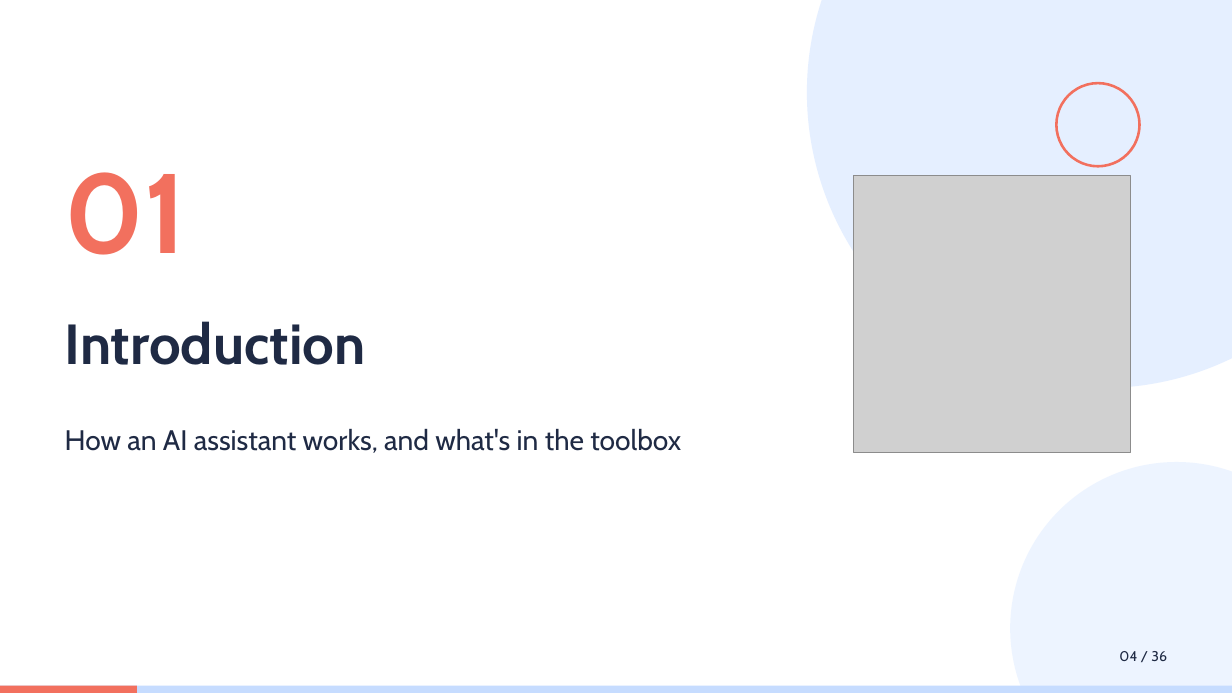
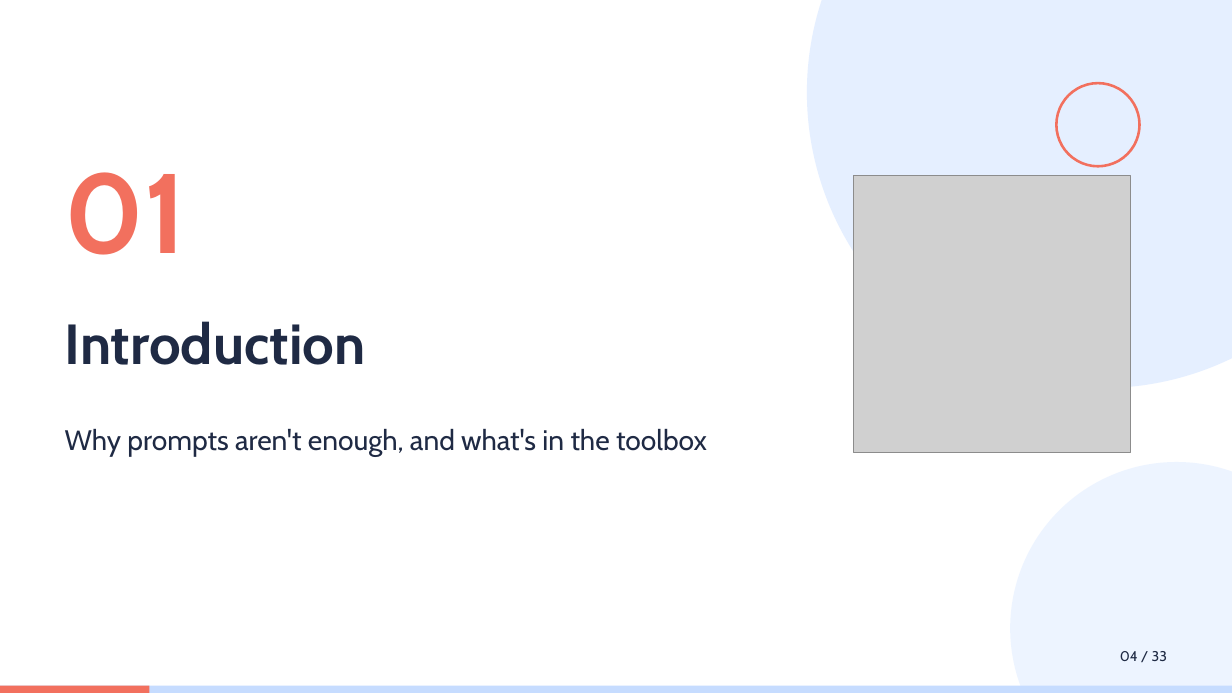
Before and after one commit to idoudist/ai-toolbox-presentation, a slide deck: slide 4 of hello-skills.pptx. Drawn at 1232x693 pixels with LibreOffice and Linux fonts; fonts in the diff are those of the drawing; grey boxes stand for pictures. Boxes give left, top, right and bottom in pixels: in the first picture for what was removed or moved away, otherwise in the second. Text is boxed around its words. In the diff, an @@ line names an element or a change of style, - is before the commit and + after.

```diff
--- a/hello-skills.pptx
+++ b/hello-skills.pptx
@@ text at (65, 429, 707, 456): text changed @@
-How an AI assistant works, and what's in the toolbox
+Why prompts aren't enough, and what's in the toolbox
@@ text at (1120, 651, 1167, 661): text changed @@
-04 / 36
+04 / 33
@@ rectangle: place and size @@
-rectangle at (0, 686, 137, 693)
+rectangle at (0, 686, 150, 693)
```
Also in this commit, not shown: 28 other slides changed.
